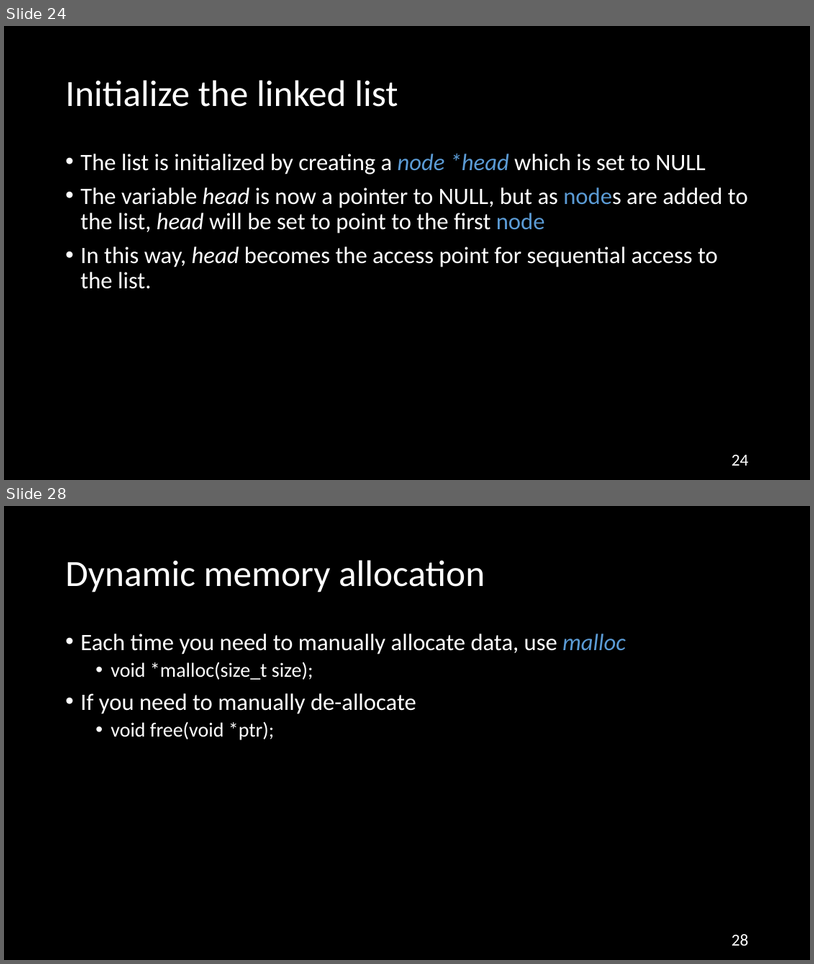
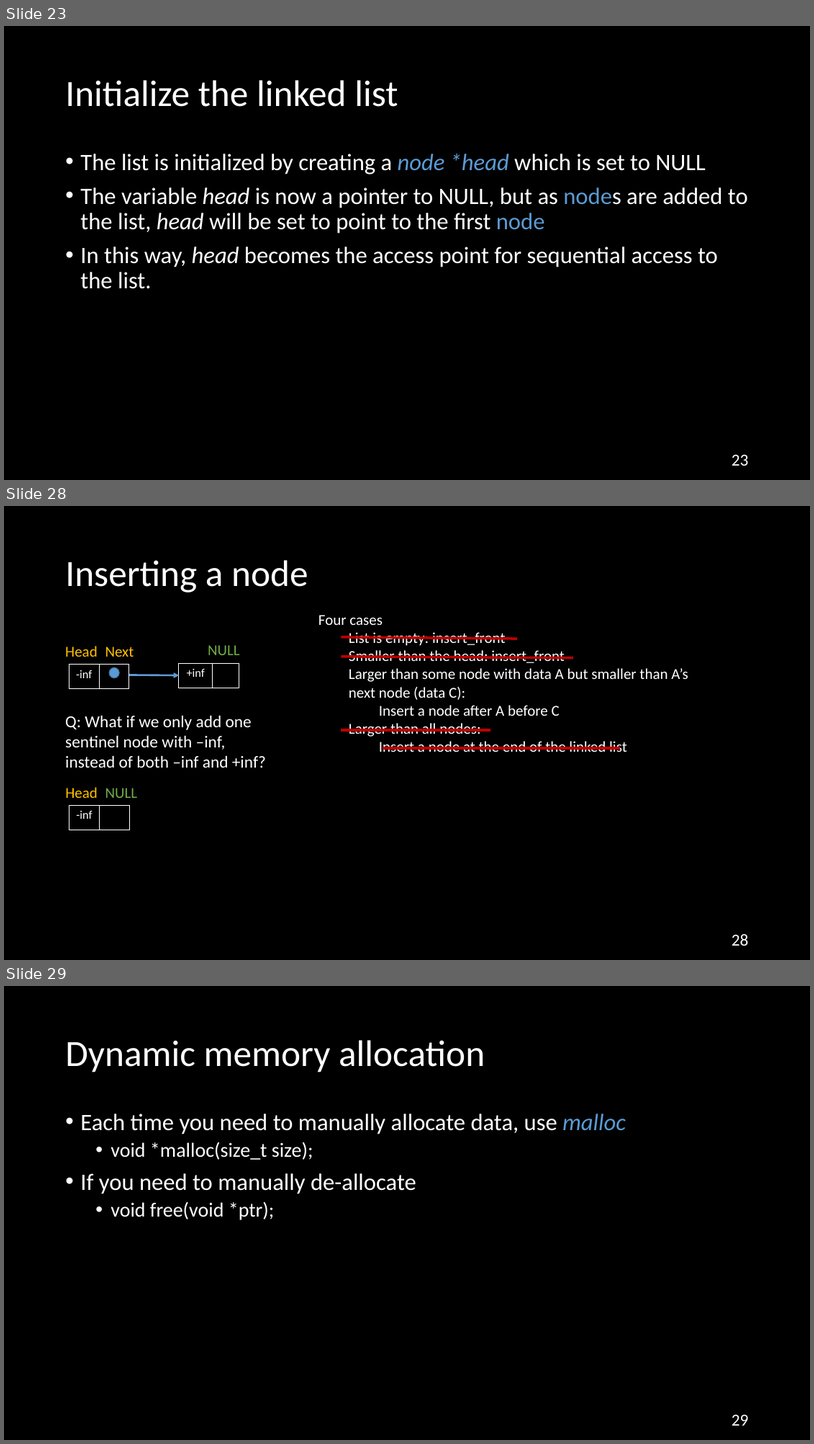
Before and after one commit to NYU-CSO/nyu-cso.github.io, a slide deck: rec-notes/r06.pptx. Shown one above the other, each under a label of ours: slides 24 and 28 before the commit, slides 23, 28 and 29 after it; the slides between them are not shown. The pictures are 814x964 and 814x1444 pixels, drawn with LibreOffice and Linux fonts; fonts in the diff are those of the drawing. Boxes give left, top, right and bottom in pixels: in the first picture for what was removed or moved away, otherwise in the second. Text is boxed around its words. In the diff, an @@ line names an element or a change of style, - is before the commit and + after.

```diff
--- a/rec-notes/r06.pptx
+++ b/rec-notes/r06.pptx
@@ slide 28 added at box(4, 506, 810, 960), background #000000 @@
@@ title added at box(65, 560, 308, 592), 44 pt, text #FFFFFF @@
+Inserting a node
@@ text added at box(319, 615, 689, 752), 18 pt, text #FFFFFF @@
+Four cases
+  List is empty: insert_front
+  Smaller than the head: insert_front
+  Larger than some node with data A but smaller than A’s next node (data C):
+    Insert a node after A before C
+  Larger than all nodes:
+    Insert a node at the end of the linked list
@@ text added at box(65, 646, 98, 656), 18 pt, text #FFC000 @@
+Head
@@ text added at box(106, 646, 134, 656), 18 pt, text #FFC000 @@
+Next
@@ text added at box(208, 645, 240, 655), 18 pt, text #70AD47 @@
+NULL
@@ line added from (342, 637) to (517, 638), #C00000 3 pt @@
@@ line added from (342, 656) to (574, 658), #C00000 3 pt @@
@@ table added at box(70, 664, 130, 689), 1 rows, 2 columns @@
+-inf | 
@@ ellipse added at box(109, 667, 119, 678), fill #5B9BD5, outline #43739E 1 pt @@
@@ arrow added from (129, 674) to (180, 675), #5B9BD5 2.25 pt @@
@@ table added at box(179, 663, 239, 688), 1 rows, 2 columns @@
++inf | 
@@ text added at box(65, 715, 266, 767), 20 pt, text #FFFFFF @@
+Q: What if we only add one sentinel node with –inf, instead of both –inf and +inf?
@@ line added from (342, 730) to (491, 730), #C00000 3 pt @@
@@ line added from (383, 748) to (620, 748), #C00000 3 pt @@
@@ text added at box(65, 787, 98, 798), 18 pt, text #FFC000 @@
+Head
@@ table added at box(70, 805, 130, 830), 1 rows, 2 columns @@
+-inf | 
@@ text added at box(106, 788, 138, 798), 18 pt, text #70AD47 @@
+NULL
@@ page number added at box(732, 934, 749, 945), 20 pt, text #FFFFFF @@
+28
@@ what was slide 24 is now slide 23 @@
@@ page number at box(732, 454, 749, 465): text changed @@
-24
+23
@@ what was slide 28 is now slide 29 @@
@@ page number at box(732, 1414, 749, 1425): text changed @@
-28
+29
```
Also in this commit, not shown: 9 slides changed, 12 other slides added, 12 slides removed, 1 other file.
